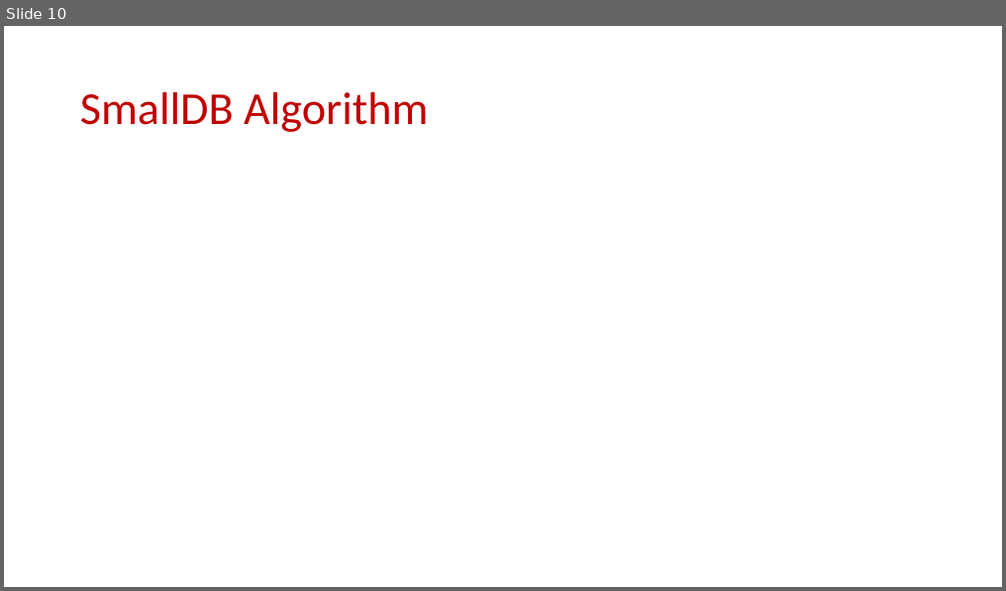
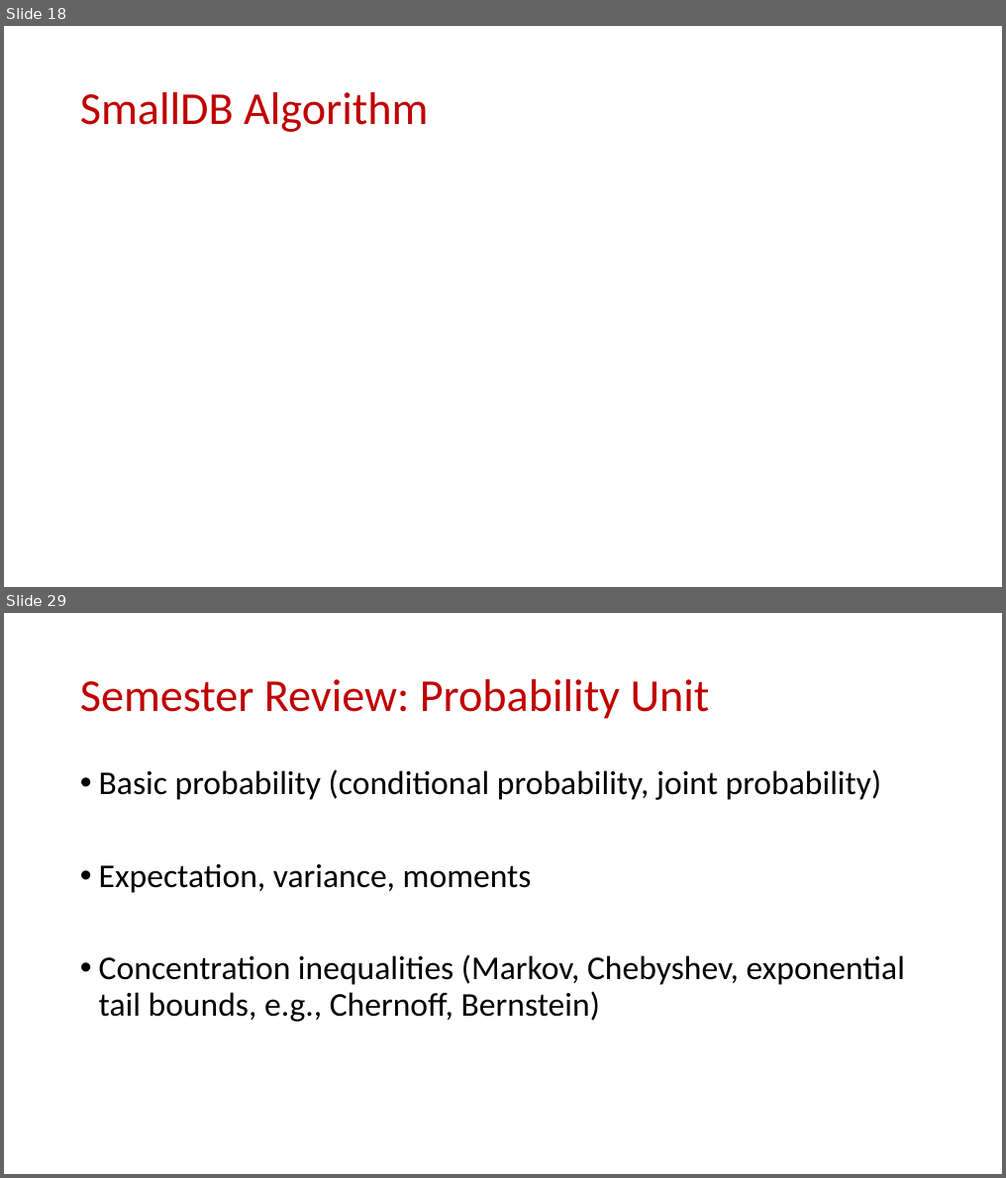
Before and after one commit to samsonzhou/samsonzhou.github.io, a slide deck: CSCE658-S24/L22.pptx. Shown one above the other, each under a label of ours: slide 10 before the commit, slides 18 and 29 after it; the slides between them are not shown. The pictures are 1006x591 and 1006x1178 pixels, drawn with LibreOffice and Linux fonts; fonts in the diff are those of the drawing; grey boxes stand for pictures. Boxes give left, top, right and bottom in pixels: in the first picture for what was removed or moved away, otherwise in the second. Text is boxed around its words. In the diff, an @@ line names an element or a change of style, - is before the commit and + after.

```diff
--- a/CSCE658-S24/L22.pptx
+++ b/CSCE658-S24/L22.pptx
@@ slide 29 added at bbox=[4, 613, 1002, 1174], background #FFFFFF @@
@@ title added at bbox=[80, 679, 710, 719], 44 pt, text #C00000 @@
+Semester Review: Probability Unit
@@ text added at bbox=[99, 769, 905, 1022], 32 pt, text #000000 @@
+• Basic probability (conditional probability, joint probability)
+• Expectation, variance, moments
+• Concentration inequalities (Markov, Chebyshev, exponential tail bounds, e.g., Chernoff, Bernstein)
@@ what was slide 10 is now slide 18 @@
```
Also in this commit, not shown: 1 slide changed, 34 other slides added.
